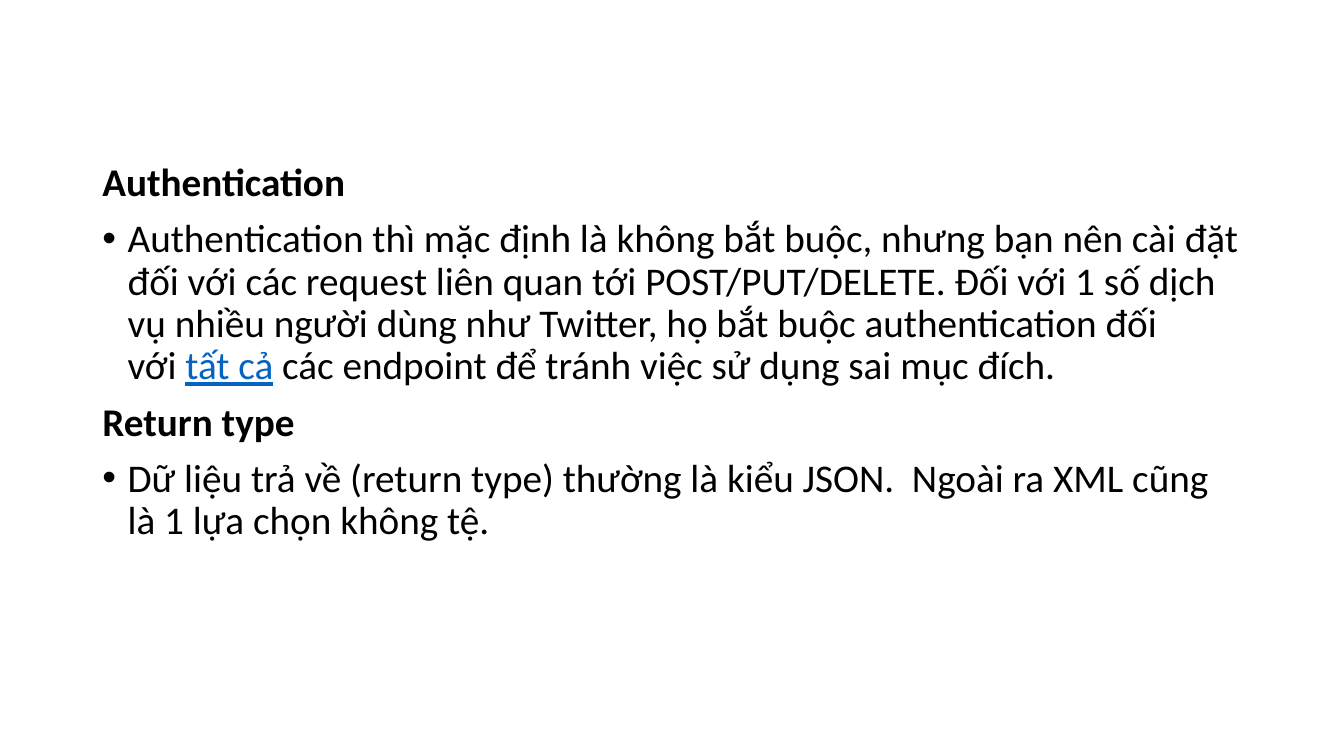
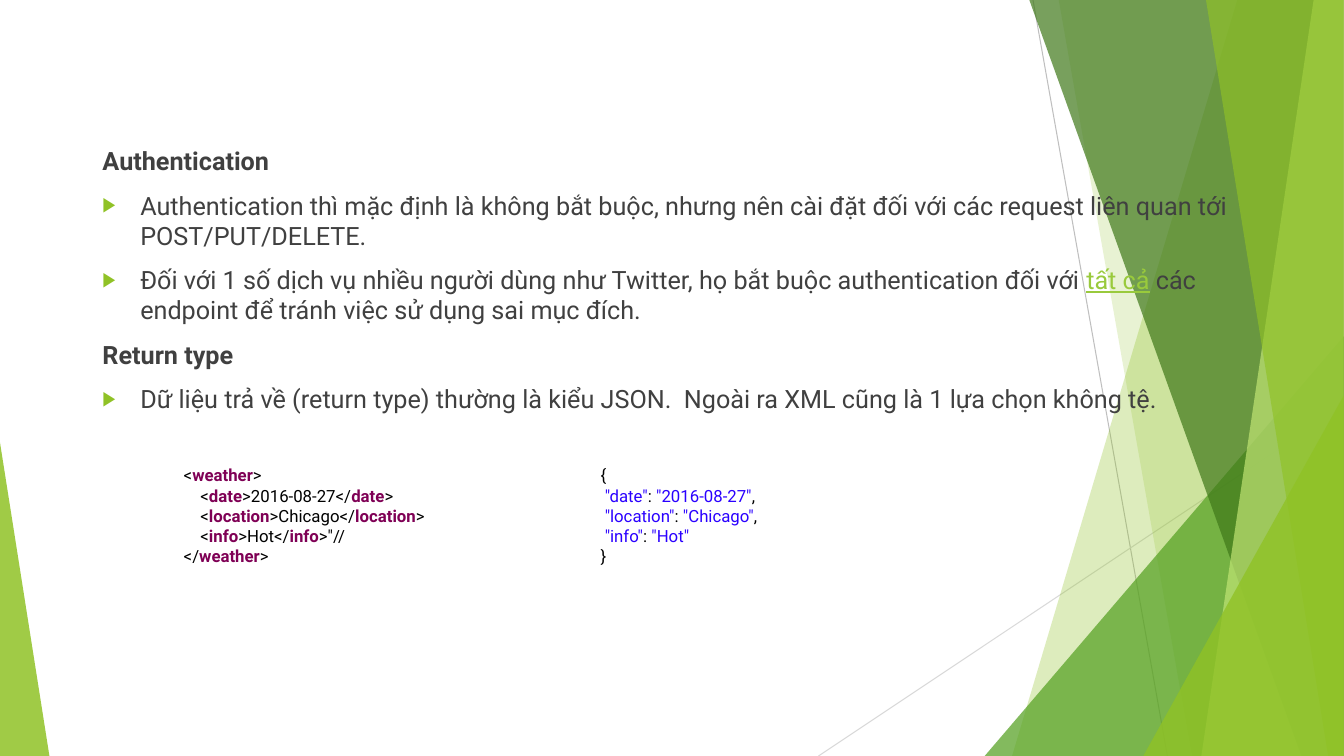
Before and after one commit to hoanghiep8921/t3h_demo, a slide deck: slide 14 of slide-t3h/Webservices.pptx (slide 12 before the commit). Drawn at 1344x756 pixels with LibreOffice and Linux fonts; fonts in the diff are those of the drawing. Boxes give left, top, right and bottom in pixels: in the first picture for what was removed or moved away, otherwise in the second. Text is boxed around its words. In the diff, an @@ line names an element or a change of style, - is before the commit and + after.

```diff
--- a/slide-t3h/Webservices.pptx
+++ b/slide-t3h/Webservices.pptx
@@ text at (102,151,1156,414): size 28 to 18 pt, font Calibri to Roboto, text colour #000000 to #404040 in "Authentication", "Return type", "Dữ liệu trả về (return type) thường ..."; line spacing 0.9 to 1; bullet • to ▶ @@
@@ text at (140,192,1227,325): text changed; size 28 to 18 pt; font Calibri to Roboto; text colour #000000 to #404040 @@
-• Authentication thì mặc định là không bắt buộc, nhưng bạn nên cài đặt đối với các request liên quan tới POST/PUT/DELETE. Đối với 1 số dịch vụ nhiều người dùng như Twitter, họ bắt buộc authentication đối với tất cả các endpoint để tránh việc sử dụng sai mục đích.
+▶ Authentication thì mặc định là không bắt buộc, nhưng nên cài đặt đối với các request liên quan tới POST/PUT/DELETE.
+▶ Đối với 1 số dịch vụ nhiều người dùng như Twitter, họ bắt buộc authentication đối với tất cả các endpoint để tránh việc sử dụng sai mục đích.
@@ group added at (0,0,1344,756): 5 freeform shapes, 3 triangles, 2 lines @@
@@ text added at (184,468,424,563), 12 pt, text #7F0055, bold @@
+<weather>
+<date>2016-08-27</date>
+<location>Chicago</location>
+<info>Hot</info>"//
+</weather>
@@ text added at (605,489,757,542), 12 pt, text #2A00FF @@
+{
+"date": "2016-08-27",
+"location": "Chicago",
+"info": "Hot"
+}
```
Also in this commit, not shown: 19 other slides changed, 8 slides added, 3 slides removed, 27 other files.
